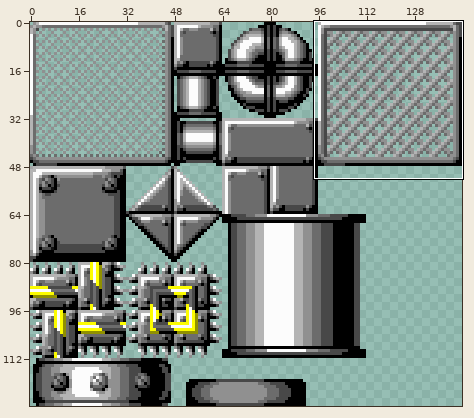
Edited in one commit: sprite sheet (res/industrial/gfx-tiles/Industrial_16-bit.png). The first picture is a wide view before the edit; the outline marks the close-up.
Close-up. First the earlier version:
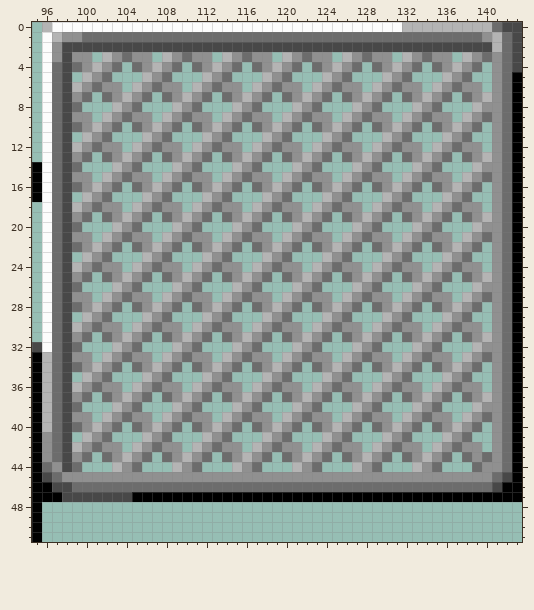
The file is 288x256 pixels, drawn in blocks of 2x2; one block is one cell here. Colours within 5 levels of each other are drawn and written as one. Shown: x 95..143, y 0..51.
After:
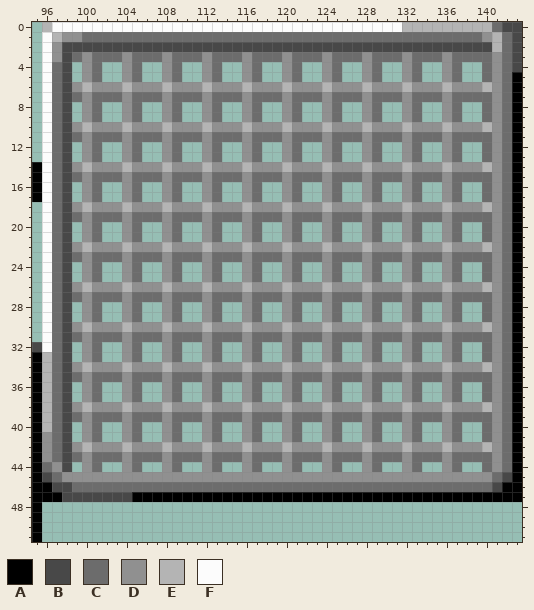
Palette (. is transparent): A #000000  B #484848  C #6c6c6c  D #909090  E #b4b4b4  F #fcfcfc
Difference:
Changed rows in their new state; - is an unchanged pixel.
first column x 99:
 3 C-CCCDCCCDC-C-CCCDCCCDC-C-CCCDCCCDC-C-CCC-
 4 .-C..D-..---.-C..D-..---.-C..D-..---.-C..C
 5 -DC.-DC..DC--DC.-DC..DC--DC.-DC..DC--DC.-C
 6 DED--ED-DE-DDED--ED-DE-DDED--ED-DE-DDED--E
 7 CDC-CDC-CDCCCDC-CDC-CDCCCDC-CDC-CDCCCDC-CC
 8 .DC-.----DC..DC-.----DC..DC-.----DC..DC-.C
 9 .-C..DC.-DC..-C..DC.-DC..-C..DC.-DC..-C..-
10 DED-DED-DEDDDED-DED-DEDDDED-DED-DEDDDED-DE
11 CDC-CDCCCDCCCDC-CDCCCDCCCDC-CDCCCDCCCDC-CC
12 .--..DC..-C-.--..DC..-C-.--..DC..-C-.--..C
13 .DC..DC.-DC..DC..DC.-DC..DC..DC.-DC..DC..C
14 DEDDDEDDDED-DEDDDEDDDED-DEDDDEDDDED-DEDDDE
15 C-CCCDCCCDC-C-CCCDCCCDC-C-CCCDCCCDC-C-CCC-
16 .-C..D-..---.-C..D-..---.-C..D-..---.-C..C
17 -DC.-DC..DC--DC.-DC..DC--DC.-DC..DC--DC.-C
18 DED--ED-DE-DDED--ED-DE-DDED--ED-DE-DDED--E
19 CDC-CDC-CDCCCDC-CDC-CDCCCDC-CDC-CDCCCDC-CC
20 .DC-.----DC..DC-.----DC..DC-.----DC..DC-.C
21 .-C..DC.-DC..-C..DC.-DC..-C..DC.-DC..-C..-
22 DED-DED-DEDDDED-DED-DEDDDED-DED-DEDDDED-DE
23 CDC-CDCCCDCCCDC-CDCCCDCCCDC-CDCCCDCCCDC-CC
24 .--..DC..-C-.--..DC..-C-.--..DC..-C-.--..C
25 .DC..DC.-DC..DC..DC.-DC..DC..DC.-DC..DC..C
26 DEDDDEDDDED-DEDDDEDDDED-DEDDDEDDDED-DEDDDE
27 C-CCCDCCCDC-C-CCCDCCCDC-C-CCCDCCCDC-C-CCC-
28 .-C..D-..---.-C..D-..---.-C..D-..---.-C..C
29 -DC.-DC..DC--DC.-DC..DC--DC.-DC..DC--DC.-C
30 DED--ED-DE-DDED--ED-DE-DDED--ED-DE-DDED--E
31 CDC-CDC-CDCCCDC-CDC-CDCCCDC-CDC-CDCCCDC-CC
32 .DC-.----DC..DC-.----DC..DC-.----DC..DC-.C
33 .-C..DC.-DC..-C..DC.-DC..-C..DC.-DC..-C..-
34 DED-DED-DEDDDED-DED-DEDDDED-DED-DEDDDED-DE
35 CDC-CDCCCDCCCDC-CDCCCDCCCDC-CDCCCDCCCDC-CC
36 .--..DC..-C-.--..DC..-C-.--..DC..-C-.--..C
37 .DC..DC.-DC..DC..DC.-DC..DC..DC.-DC..DC..C
38 DEDDDEDDDED-DEDDDEDDDED-DEDDDEDDDED-DEDDDE
39 C-CCCDCCCDC-C-CCCDCCCDC-C-CCCDCCCDC-C-CCC-
40 .-C..D-..---.-C..D-..---.-C..D-..---.-C..C
41 -DC.-DC..DC--DC.-DC..DC--DC.-DC..DC--DC.-C
42 DED--ED-DE-DDED--ED-DE-DDED--ED-DE-DDED--E
43 CDC-CDC-CDCCCDC-CDC-CDCCCDC-CDC-CDCCCDC-C-
44 .DC-.----DC..DC-.----DC..DC-.----DC..DC-.C
